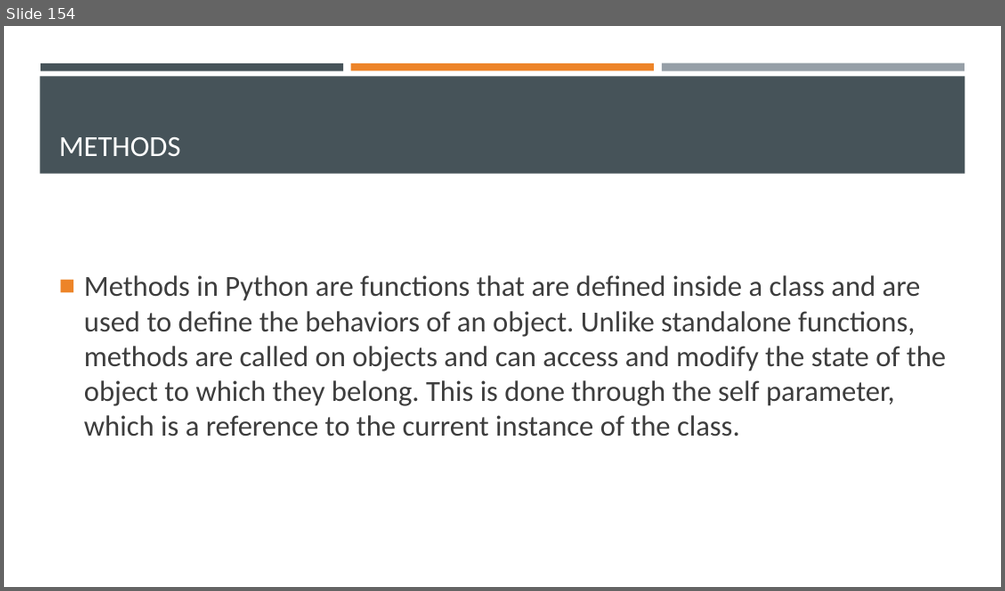
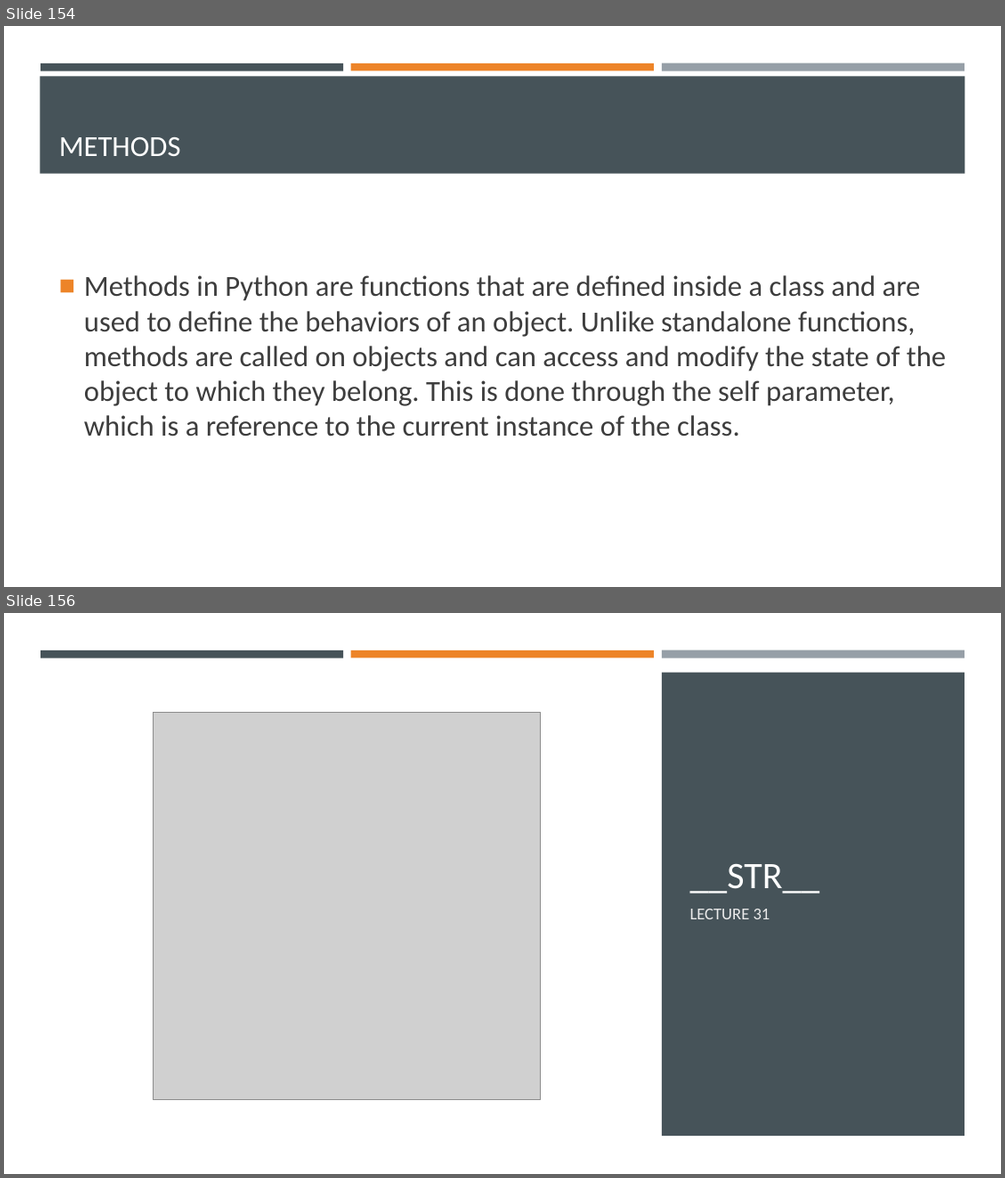
Before and after one commit to Ghost0396/iot, a slide deck: python/Python 3.pptx. Shown one above the other, each under a label of ours: slide 154 before the commit, slides 154 and 156 after it; the slides between them are not shown. The pictures are 1005x591 and 1005x1178 pixels, drawn with LibreOffice and Linux fonts; fonts in the diff are those of the drawing; grey boxes stand for pictures. Boxes give left, top, right and bottom in pixels: in the first picture for what was removed or moved away, otherwise in the second. Text is boxed around its words. In the diff, an @@ line names an element or a change of style, - is before the commit and + after.

```diff
--- a/python/Python 3.pptx
+++ b/python/Python 3.pptx
@@ slide 156 added at [4,613,1001,1174], background #FFFFFF @@
@@ rectangle added at [4,666,1001,1174], fill #FFFFFF @@
@@ rectangle added at [40,650,343,657], fill #465359 @@
@@ rectangle added at [351,650,654,657], fill #ED8428 @@
@@ rectangle added at [662,650,964,658], fill #969FA7 @@
@@ rectangle added at [662,672,964,1135], fill #465359 @@
@@ picture added at [153,712,540,1099] @@
@@ title added at [690,863,820,893], 36 pt, text #FFFFFF @@
+__STR__
@@ text added at [690,908,770,919], 16 pt, text #EBEBEB @@
+LECTURE 31
```
Also in this commit, not shown: 3 other slides added, 1 slide removed, 3 other files.
